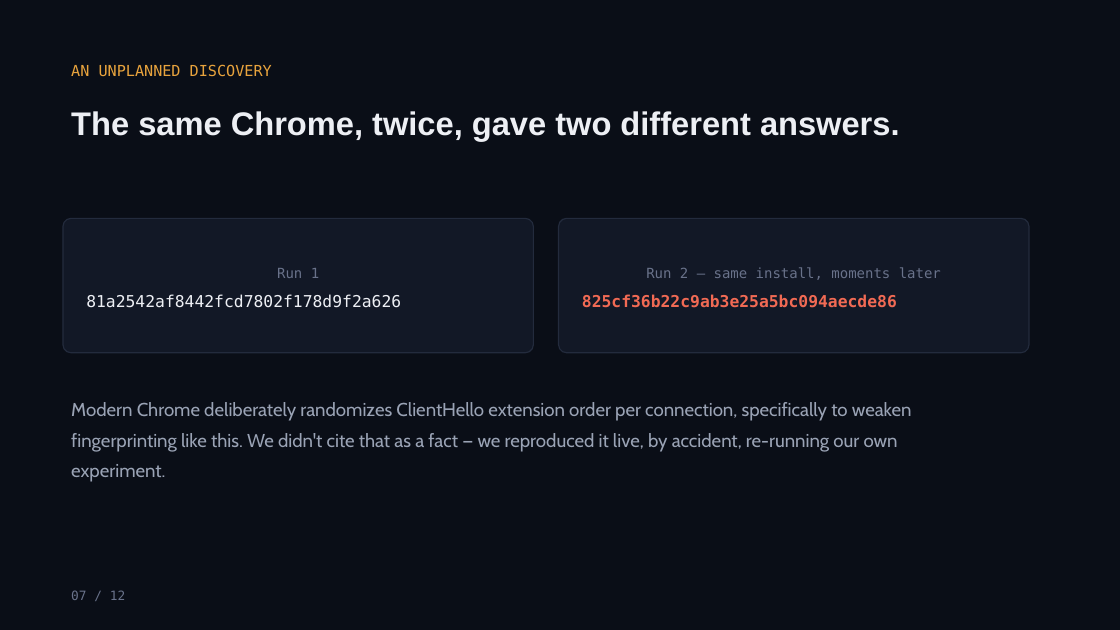
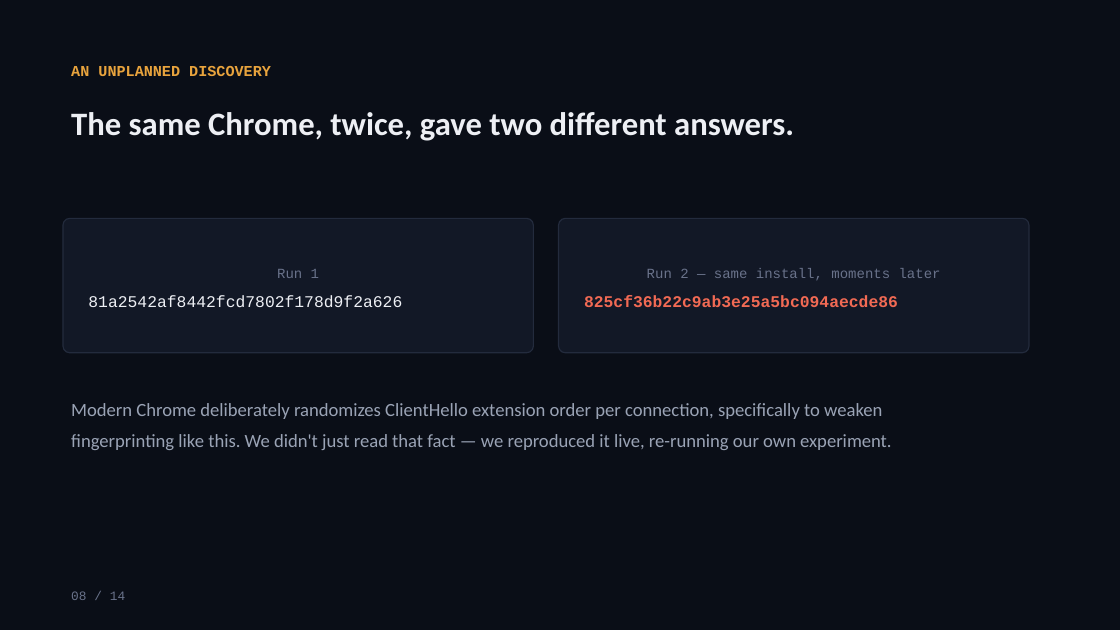
Before and after one commit to YashG1836/TLS_fingerprint_CN, a slide deck: slide 8 of TLS_Fingerprinting_Presentation.pptx (slide 7 before the commit). Drawn at 1120x630 pixels with LibreOffice and Linux fonts; fonts in the diff are those of the drawing. Boxes give left, top, right and bottom in pixels: in the first picture for what was removed or moved away, otherwise in the second. Text is boxed around its words. In the diff, an @@ line names an element or a change of style, - is before the commit and + after.

```diff
--- a/TLS_Fingerprinting_Presentation.pptx
+++ b/TLS_Fingerprinting_Presentation.pptx
@@ text "AN UNPLANNED DISCOVERY" at bbox=[71, 66, 271, 76]: font DejaVu Sans Mono to Courier New, bold on @@
@@ text "The same Chrome, twice, gave ..." at bbox=[71, 112, 794, 141]: font Arial to Calibri @@
@@ rounded rectangle "Run 1" at bbox=[63, 218, 534, 353]: font DejaVu Sans Mono to Courier New; more space between paragraphs; proportions changed @@
@@ rounded rectangle "Run 2 — same install, ..." at bbox=[559, 218, 1029, 353]: font DejaVu Sans Mono to Courier New; more space between paragraphs; proportions changed @@
@@ text at bbox=[71, 403, 891, 450]: text changed; font Cabin to Calibri @@
-Modern Chrome deliberately randomizes ClientHello extension order per connection, specifically to weaken fingerprinting like this. We didn't cite that as a fact — we reproduced it live, by accident, re-running our own experiment.
+Modern Chrome deliberately randomizes ClientHello extension order per connection, specifically to weaken fingerprinting like this. We didn't just read that fact — we reproduced it live, re-running our own experiment.
@@ text at bbox=[71, 591, 125, 600]: text changed; font DejaVu Sans Mono to Courier New @@
-07 / 12
+08 / 14
```
Also in this commit, not shown: 6 other slides changed, 7 slides added, 5 slides removed, 2 other files.
